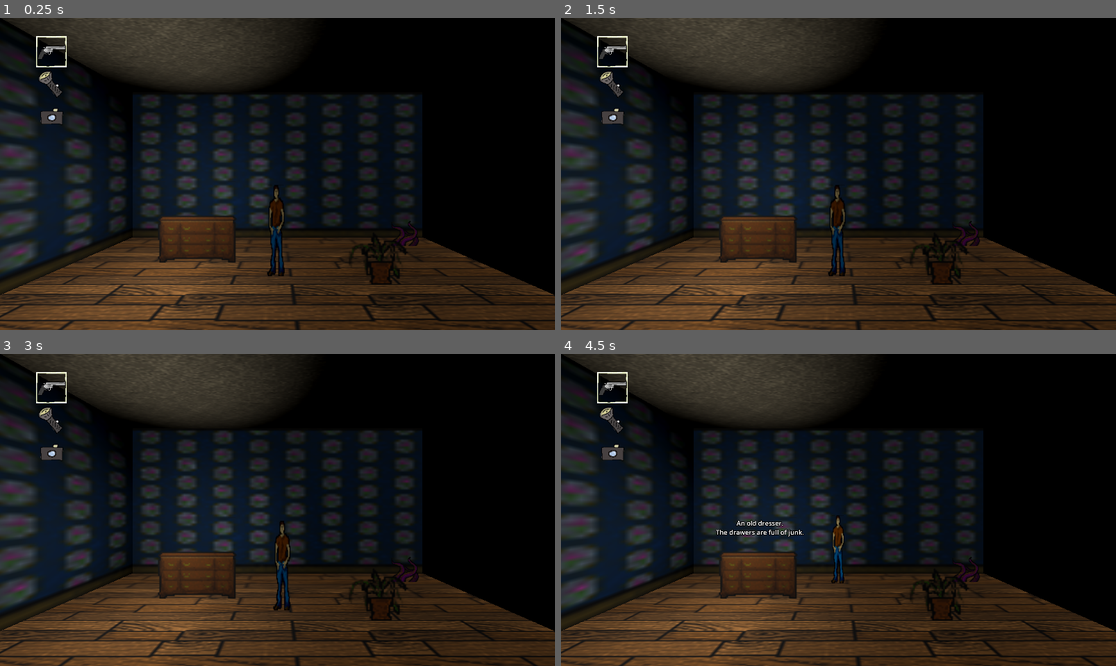
Above: before the commit, frames 1-4 (two rows, left to right).
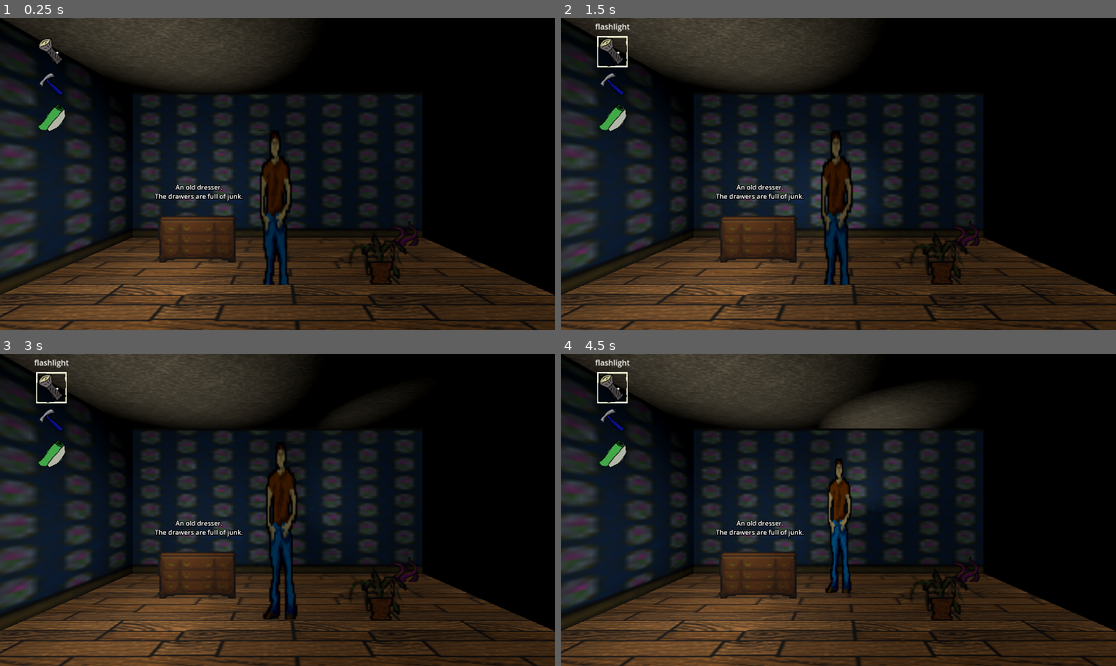
Above: after the commit, the same moments.

Repository: Dorthu/godot4-clicky-game
Game: Godot game, scene res://Concepts/InvestigationOne.tscn
Same seed, same stepped clock (60 frames per second), same inputs: the game is played once before the commit and once after it. This scene is started directly instead of the project's main scene.
Inputs (mouse positions are in pixels of both pictures, inside the frame that each line leads up to):
- Up to frame 1 (0.25 s): no input
- Up to frame 2 (1.5 s): click (610, 52) at 0.52 s; click (610, 52) at 1.27 s
- Up to frame 3 (3 s): click (49, 388) at 2.02 s; tap Enter at 2.75 s; move the mouse to (399, 494) at 2.77 s; click (399, 494) at 2.92 s
- Up to frame 4 (4.5 s): move the mouse to (727, 525) at 3.52 s; click (727, 525) at 3.67 s; move the mouse to (894, 441) at 4.27 s; click (894, 441) at 4.42 s

The runs differ from the first frame. In frame 1, 2.6% of the frame differs, in the area x 6-53%, y 5-86%; in frame 2, 2.9%; in frame 3, 3.1%; in frame 4, 4.2%, in the area x 6-71%, y 1-77%.

Commit message:
Added the HomeFlipper scene with some noodling on how that might work

Diff:
--- /dev/null
+++ b/new-game-project/Concepts/HomeFlipper.tscn
@@ -0,0 +1,339 @@
+[gd_scene load_steps=44 format=3 uid="uid://bqutlwaflsxp"]
+
+[ext_resource type="PackedScene" uid="uid://douy1jwk20w6e" path="res://Pieces/Floor.tscn" id="1_4383l"]
+[ext_resource type="PackedScene" uid="uid://cupn40w2bar1w" path="res://Pieces/Player.tscn" id="2_f0ika"]
+[ext_resource type="Texture2D" uid="uid://cruo6a175o570" path="res://Tex/wallpaper_door.png" id="2_lhmil"]
+[ext_resource type="Script" path="res://Concepts/WallpaperChanger.gd" id="3_ac2kh"]
+[ext_resource type="Texture2D" uid="uid://c4jfdwgvakog7" path="res://Tex/wallpaper_tear.png" id="3_pccqm"]
+[ext_resource type="Texture2D" uid="uid://iy5j63c2jjqg" path="res://Tex/wallpaper_light.png" id="4_66pem"]
+[ext_resource type="Texture2D" uid="uid://43sxigxw2ngi" path="res://Tex/wallpaper_painting.png" id="5_qywqq"]
+[ext_resource type="Texture2D" uid="uid://cp8r8mfw54k22" path="res://Tex/wallpaper.png" id="6_ejmid"]
+[ext_resource type="Texture2D" uid="uid://ewwygq6fjehp" path="res://Tex/wallpaper_window.png" id="7_3e2fa"]
+[ext_resource type="Texture2D" uid="uid://dmds3nakpf5dn" path="res://Tex/tentacle-wall.png" id="7_bbn4h"]
+[ext_resource type="Texture2D" uid="uid://ces70fi5865nr" path="res://Tex/dresser.png" id="8_08rda"]
+[ext_resource type="Texture2D" uid="uid://bt5dgumcnuph5" path="res://Tex/plant.png" id="9_0ktp5"]
+[ext_resource type="PackedScene" uid="uid://swpvyr8cfxjk" path="res://UI/InventoryOverlay.tscn" id="11_xvldm"]
+
+[sub_resource type="NavigationMesh" id="NavigationMesh_yjclo"]
+vertices = PackedVector3Array(-11.75, 0.5, -1.5, -12, 0.5, -2.25, -14.25, 0.5, -2.25, -14.25, 0.5, 1.5, 3.5, 0.5, 1.5, 3.75, 0.5, -1.25, 2.25, 0.5, -1.25, 2, 0.5, -2.25, -6.75, 0.5, -2.25, -7, 0.5, -1.5, 7, 0.5, -1.25, 14.5, 0.5, -2.25, 7.25, 0.5, -2.25, 14.5, 0.5, 1.5)
+polygons = [PackedInt32Array(1, 0, 2), PackedInt32Array(2, 0, 3), PackedInt32Array(6, 5, 4), PackedInt32Array(8, 7, 9), PackedInt32Array(9, 7, 6), PackedInt32Array(0, 9, 3), PackedInt32Array(3, 9, 6), PackedInt32Array(3, 6, 4), PackedInt32Array(4, 5, 10), PackedInt32Array(10, 12, 11), PackedInt32Array(11, 13, 10), PackedInt32Array(10, 13, 4)]
+
+[sub_resource type="StandardMaterial3D" id="StandardMaterial3D_aff85"]
+albedo_texture = ExtResource("2_lhmil")
+
+[sub_resource type="PlaneMesh" id="PlaneMesh_2jgo1"]
+material = SubResource("StandardMaterial3D_aff85")
+size = Vector2(5, 5)
+
+[sub_resource type="BoxShape3D" id="BoxShape3D_sxq4b"]
+size = Vector3(0.1, 5, 5)
+
+[sub_resource type="StandardMaterial3D" id="StandardMaterial3D_1ffxg"]
+albedo_color = Color(0.31, 0.245985, 0.1271, 1)
+
+[sub_resource type="StandardMaterial3D" id="StandardMaterial3D_rnv5b"]
+albedo_color = Color(0.1739, 0.47, 0.18377, 1)
+
+[sub_resource type="StandardMaterial3D" id="StandardMaterial3D_oi24g"]
+albedo_texture = ExtResource("3_pccqm")
+
+[sub_resource type="PlaneMesh" id="PlaneMesh_fisuf"]
+material = SubResource("StandardMaterial3D_oi24g")
+size = Vector2(5, 5)
+
+[sub_resource type="BoxShape3D" id="BoxShape3D_tygou"]
+size = Vector3(1.6, 5, 4.3)
+
+[sub_resource type="StandardMaterial3D" id="StandardMaterial3D_ecnte"]
+albedo_texture = ExtResource("4_66pem")
+
+[sub_resource type="PlaneMesh" id="PlaneMesh_g8lwu"]
+material = SubResource("StandardMaterial3D_ecnte")
+size = Vector2(5, 5)
+
+[sub_resource type="StandardMaterial3D" id="StandardMaterial3D_4edxm"]
+albedo_texture = ExtResource("2_lhmil")
+
+[sub_resource type="PlaneMesh" id="PlaneMesh_mwkcq"]
+material = SubResource("StandardMaterial3D_4edxm")
+size = Vector2(5, 5)
+
+[sub_resource type="StandardMaterial3D" id="StandardMaterial3D_bnvh5"]
+albedo_texture = ExtResource("5_qywqq")
+
+[sub_resource type="PlaneMesh" id="PlaneMesh_afjyx"]
+material = SubResource("StandardMaterial3D_bnvh5")
+size = Vector2(5, 5)
+
+[sub_resource type="StandardMaterial3D" id="StandardMaterial3D_dd5bf"]
+albedo_texture = ExtResource("7_bbn4h")
+
+[sub_resource type="StandardMaterial3D" id="StandardMaterial3D_c7oqn"]
+albedo_texture = ExtResource("6_ejmid")
+
+[sub_resource type="PlaneMesh" id="PlaneMesh_x6jex"]
+material = SubResource("StandardMaterial3D_c7oqn")
+size = Vector2(5, 5)
+
+[sub_resource type="BoxShape3D" id="BoxShape3D_xriqk"]
+size = Vector3(5, 5, 2.4)
+
+[sub_resource type="StandardMaterial3D" id="StandardMaterial3D_podiw"]
+albedo_texture = ExtResource("7_3e2fa")
+
+[sub_resource type="PlaneMesh" id="PlaneMesh_sy3e7"]
+material = SubResource("StandardMaterial3D_podiw")
+size = Vector2(5, 5)
+
+[sub_resource type="StandardMaterial3D" id="StandardMaterial3D_7xfgw"]
+albedo_texture = ExtResource("2_lhmil")
+
+[sub_resource type="PlaneMesh" id="PlaneMesh_00su5"]
+material = SubResource("StandardMaterial3D_7xfgw")
+size = Vector2(5, 5)
+
+[sub_resource type="StandardMaterial3D" id="StandardMaterial3D_2nog2"]
+transparency = 1
+albedo_texture = ExtResource("8_08rda")
+
+[sub_resource type="PlaneMesh" id="PlaneMesh_t7yxs"]
+material = SubResource("StandardMaterial3D_2nog2")
+size = Vector2(4, 4)
+
+[sub_resource type="BoxShape3D" id="BoxShape3D_821ao"]
+size = Vector3(3.9, 2.5, 1)
+
+[sub_resource type="StandardMaterial3D" id="StandardMaterial3D_j3mym"]
+transparency = 1
+albedo_texture = ExtResource("9_0ktp5")
+
+[sub_resource type="PlaneMesh" id="PlaneMesh_c2bft"]
+material = SubResource("StandardMaterial3D_j3mym")
+size = Vector2(4, 4)
+
+[sub_resource type="BoxShape3D" id="BoxShape3D_i0awe"]
+size = Vector3(1.7, 2, 1)
+
+[sub_resource type="Environment" id="Environment_edsyo"]
+background_mode = 1
+
+[node name="Room" type="Node3D"]
+
+[node name="NavigationRegion3D" type="NavigationRegion3D" parent="."]
+navigation_mesh = SubResource("NavigationMesh_yjclo")
+
+[node name="Structure" type="Node3D" parent="NavigationRegion3D"]
+
+[node name="Floor" parent="NavigationRegion3D/Structure" instance=ExtResource("1_4383l")]
+
+[node name="Floor2" parent="NavigationRegion3D/Structure" instance=ExtResource("1_4383l")]
+transform = Transform3D(1, 0, 0, 0, 1, 0, 0, 0, 1, -10, 0, -0.5)
+
+[node name="Floor3" parent="NavigationRegion3D/Structure" instance=ExtResource("1_4383l")]
+transform = Transform3D(1, 0, 0, 0, 1, 0, 0, 0, 1, 10, 0, -0.5)
+
+[node name="LeftWall" type="StaticBody3D" parent="NavigationRegion3D/Structure"]
+transform = Transform3D(1, 0, 0, 0, 1, 0, 0, 0, 1, -15, 2.5, -0.5)
+
+[node name="MeshInstance3D" type="MeshInstance3D" parent="NavigationRegion3D/Structure/LeftWall"]
+transform = Transform3D(-4.37114e-08, 1, 0, 4.37114e-08, 1.91069e-15, -1, -1, -4.37114e-08, -4.37114e-08, 0, 0, 0)
+mesh = SubResource("PlaneMesh_2jgo1")
+
+[node name="CollisionShape3D" type="CollisionShape3D" parent="NavigationRegion3D/Structure/LeftWall"]
+transform = Transform3D(1, 0, 0, 0, 1, 0, 0, 0, 1, -0.05, 0, 0)
+shape = SubResource("BoxShape3D_sxq4b")
+
+[node name="Back1" type="StaticBody3D" parent="NavigationRegion3D/Structure"]
+transform = Transform3D(-4.37114e-08, 0, -1, 0, 1, 0, 1, 0, -4.37114e-08, -12.5, 2.5, -3)
+collision_layer = 17
+collision_mask = 0
+script = ExtResource("3_ac2kh")
+clean = SubResource("StandardMaterial3D_1ffxg")
+finished = SubResource("StandardMaterial3D_rnv5b")
+
+[node name="MeshInstance3D" type="MeshInstance3D" parent="NavigationRegion3D/Structure/Back1"]
+transform = Transform3D(-8.74228e-08, 1, -4.37114e-08, 4.37114e-08, -4.37114e-08, -1, -1, -8.74228e-08, -4.37114e-08, 0, 0, 0)
+mesh = SubResource("PlaneMesh_fisuf")
+
+[node name="CollisionShape3D" type="CollisionShape3D" parent="NavigationRegion3D/Structure/Back1"]
+transform = Transform3D(1, 0, 0, 0, 1, 0, 0, 0, 1, -0.05, 0, 0)
+shape = SubResource("BoxShape3D_sxq4b")
+
+[node name="Area3D" type="Area3D" parent="NavigationRegion3D/Structure/Back1"]
+collision_layer = 8
+collision_mask = 2
+
+[node name="CollisionShape3D" type="CollisionShape3D" parent="NavigationRegion3D/Structure/Back1/Area3D"]
+transform = Transform3D(1, 0, 0, 0, 1, 0, 0, 0, 1, 0.8, 0, -0.35)
+shape = SubResource("BoxShape3D_tygou")
+
+[node name="Unfinished" type="Label3D" parent="NavigationRegion3D/Structure/Back1"]
+transform = Transform3D(1.31134e-07, 0, 1, 0, 1, 0, -1, 0, 1.31134e-07, 2, 1.8, 0)
+visible = false
+text = "This one really needs some work..
+"
+
+[node name="Finished" type="Label3D" parent="NavigationRegion3D/Structure/Back1"]
+transform = Transform3D(-0.258819, 0, 0.965926, 0, 1, 0, -0.965926, 0, -0.258819, 2.24004, 1, 0)
+visible = false
+text = "That's better
+"
+
+[node name="Back2" type="StaticBody3D" parent="NavigationRegion3D/Structure"]
+transform = Transform3D(-4.37114e-08, 0, -1, 0, 1, 0, 1, 0, -4.37114e-08, -7.5, 2.5, -3)
+
+[node name="MeshInstance3D" type="MeshInstance3D" parent="NavigationRegion3D/Structure/Back2"]
+transform = Transform3D(-8.74228e-08, 1, -4.37114e-08, 4.37114e-08, -4.37114e-08, -1, -1, -8.74228e-08, -4.37114e-08, 0, 0, 0)
+mesh = SubResource("PlaneMesh_g8lwu")
+
+[node name="CollisionShape3D" type="CollisionShape3D" parent="NavigationRegion3D/Structure/Back2"]
+transform = Transform3D(1, 0, 0, 0, 1, 0, 0, 0, 1, -0.05, 0, 0)
+shape = SubResource("BoxShape3D_sxq4b")
+
+[node name="Light1" type="OmniLight3D" parent="NavigationRegion3D/Structure/Back2"]
+transform = Transform3D(1, 0, 0, 0, 1, 0, 0, 0, 1, 1.2, 1, 0.9)
+light_color = Color(1, 0.965167, 0.81, 1)
+light_size = 1.0
+
+[node name="Light2" type="OmniLight3D" parent="NavigationRegion3D/Structure/Back2"]
+transform = Transform3D(1, 0, 0, 0, 1, 0, 0, 0, 1, 1.2, 1, -1)
+light_color = Color(1, 0.965167, 0.81, 1)
+light_size = 1.0
+
+[node name="Back3" type="StaticBody3D" parent="NavigationRegion3D/Structure"]
+transform = Transform3D(-4.37114e-08, 0, -1, 0, 1, 0, 1, 0, -4.37114e-08, -2.5, 2.5, -3)
+
+[node name="MeshInstance3D" type="MeshInstance3D" parent="NavigationRegion3D/Structure/Back3"]
+transform = Transform3D(-8.74228e-08, 1, -4.37114e-08, 4.37114e-08, -4.37114e-08, -1, -1, -8.74228e-08, -4.37114e-08, 0, 0, 0)
+mesh = SubResource("PlaneMesh_mwkcq")
+
+[node name="CollisionShape3D" type="CollisionShape3D" parent="NavigationRegion3D/Structure/Back3"]
+transform = Transform3D(1, 0, 0, 0, 1, 0, 0, 0, 1, -0.05, 0, 0)
+shape = SubResource("BoxShape3D_sxq4b")
+
+[node name="Back4" type="StaticBody3D" parent="NavigationRegion3D/Structure"]
+transform = Transform3D(-4.37114e-08, 0, -1, 0, 1, 0, 1, 0, -4.37114e-08, 2.5, 2.5, -3)
+
+[node name="MeshInstance3D" type="MeshInstance3D" parent="NavigationRegion3D/Structure/Back4"]
+transform = Transform3D(-8.74228e-08, 1, -4.37114e-08, 4.37114e-08, -4.37114e-08, -1, -1, -8.74228e-08, -4.37114e-08, 0, 0, 0)
+mesh = SubResource("PlaneMesh_afjyx")
+
+[node name="CollisionShape3D" type="CollisionShape3D" parent="NavigationRegion3D/Structure/Back4"]
+transform = Transform3D(1, 0, 0, 0, 1, 0, 0, 0, 1, -0.05, 0, 0)
+shape = SubResource("BoxShape3D_sxq4b")
+
+[node name="Back5" type="StaticBody3D" parent="NavigationRegion3D/Structure"]
+transform = Transform3D(-4.37114e-08, 0, -1, 0, 1, 0, 1, 0, -4.37114e-08, 7.5, 2.5, -3)
+collision_layer = 17
+script = ExtResource("3_ac2kh")
+clean = SubResource("StandardMaterial3D_dd5bf")
+tentacle = true
+
+[node name="MeshInstance3D" type="MeshInstance3D" parent="NavigationRegion3D/Structure/Back5"]
+transform = Transform3D(-8.74228e-08, 1, -4.37114e-08, 4.37114e-08, -4.37114e-08, -1, -1, -8.74228e-08, -4.37114e-08, 0, 0, 0)
+mesh = SubResource("PlaneMesh_x6jex")
+
+[node name="CollisionShape3D" type="CollisionShape3D" parent="NavigationRegion3D/Structure/Back5"]
+transform = Transform3D(1, 0, 0, 0, 1, 0, 0, 0, 1, -0.05, 0, 0)
+shape = SubResource("BoxShape3D_sxq4b")
+
+[node name="Area3D" type="Area3D" parent="NavigationRegion3D/Structure/Back5"]
+transform = Transform3D(-4.37114e-08, 0, 1, 0, 1, 0, -1, 0, -4.37114e-08, 0, 0, 0)
+collision_layer = 8
+collision_mask = 2
+
+[node name="CollisionShape3D" type="CollisionShape3D" parent="NavigationRegion3D/Structure/Back5/Area3D"]
+transform = Transform3D(1, 0, 0, 0, 1, 0, 0, 0, 1, 0, 0, 1.2)
+shape = SubResource("BoxShape3D_xriqk")
+
+[node name="Unfinished" type="Label3D" parent="NavigationRegion3D/Structure/Back5"]
+visible = false
+
+[node name="Finished" type="Label3D" parent="NavigationRegion3D/Structure/Back5"]
+visible = false
+
+[node name="Back6" type="StaticBody3D" parent="NavigationRegion3D/Structure"]
+transform = Transform3D(-4.37114e-08, 0, -1, 0, 1, 0, 1, 0, -4.37114e-08, 12.5, 2.5, -3)
+
+[node name="MeshInstance3D" type="MeshInstance3D" parent="NavigationRegion3D/Structure/Back6"]
+transform = Transform3D(-8.74228e-08, 1, -4.37114e-08, 4.37114e-08, -4.37114e-08, -1, -1, -8.74228e-08, -4.37114e-08, 0, 0, 0)
+mesh = SubResource("PlaneMesh_sy3e7")
+
+[node name="CollisionShape3D" type="CollisionShape3D" parent="NavigationRegion3D/Structure/Back6"]
+transform = Transform3D(1, 0, 0, 0, 1, 0, 0, 0, 1, -0.05, 0, 0)
+shape = SubResource("BoxShape3D_sxq4b")
+
+[node name="SpotLight3D" type="SpotLight3D" parent="NavigationRegion3D/Structure/Back6"]
+transform = Transform3D(0.724444, 0.25, -0.642402, 0.12941, 0.866025, 0.482963, 0.677077, -0.433013, 0.595035, 0.2, 1, 0)
+light_size = 5.0
+spot_range = 7.391
+spot_angle = 30.5
+
+[node name="SpotLight3D2" type="SpotLight3D" parent="NavigationRegion3D/Structure/Back6"]
+transform = Transform3D(-4.37114e-08, 0, 1, 0, 1, 0, -1, 0, -4.37114e-08, 2, 0.6, 0)
+spot_angle = 28.74
+
+[node name="RightWall" type="StaticBody3D" parent="NavigationRegion3D/Structure"]
+transform = Transform3D(-1, 0, -8.74228e-08, 0, 1, 0, 8.74228e-08, 0, -1, 15, 2.5, -0.5)
+
+[node name="MeshInstance3D" type="MeshInstance3D" parent="NavigationRegion3D/Structure/RightWall"]
+transform = Transform3D(4.37114e-08, 1, 8.74228e-08, 4.37114e-08, 8.74228e-08, -1, -1, 4.37114e-08, -4.37114e-08, 0, 0, 0)
+mesh = SubResource("PlaneMesh_00su5")
+
+[node name="CollisionShape3D" type="CollisionShape3D" parent="NavigationRegion3D/Structure/RightWall"]
+transform = Transform3D(1, 0, 0, 0, 1, 0, 0, 0, 1, -0.05, 0, 0)
+shape = SubResource("BoxShape3D_sxq4b")
+
+[node name="Dresser" type="StaticBody3D" parent="NavigationRegion3D"]
+transform = Transform3D(1, 0, 0, 0, 1, 0, 0, 0, 1, 4.7, 2, -2)
+
+[node name="MeshInstance3D" type="MeshInstance3D" parent="NavigationRegion3D/Dresser"]
+transform = Transform3D(1, 0, 0, 0, -4.47035e-08, -1, 0, 1, -4.47035e-08, 0, 0, 0)
+mesh = SubResource("PlaneMesh_t7yxs")
+
+[node name="CollisionShape3D" type="CollisionShape3D" parent="NavigationRegion3D/Dresser"]
+transform = Transform3D(1, 0, 0, 0, 1, 0, 0, 0, 1, 0.0500002, -0.75, 0)
+shape = SubResource("BoxShape3D_821ao")
+
+[node name="Plant" type="StaticBody3D" parent="NavigationRegion3D"]
+transform = Transform3D(1, 0, 0, 0, 1, 0, 0, 0, 1, -9.30826, 2, -2.15494)
+
+[node name="MeshInstance3D" type="MeshInstance3D" parent="NavigationRegion3D/Plant"]
+transform = Transform3D(1, 0, 0, 0, -4.37114e-08, -1, 0, 1, -4.37114e-08, 0, 0, 0)
+mesh = SubResource("PlaneMesh_c2bft")
+
+[node name="CollisionShape3D" type="CollisionShape3D" parent="NavigationRegion3D/Plant"]
+transform = Transform3D(1, 0, 0, 0, 1, 0, 0, 0, 1, -0.0500002, -1, 0)
+shape = SubResource("BoxShape3D_i0awe")
+
+[node name="Player" parent="." instance=ExtResource("2_f0ika")]
+transform = Transform3D(1, 0, 0, 0, 1, 0, 0, 0, 1, -2, 0.964831, 0)
+
+[node name="Camera3D" type="Camera3D" parent="Player"]
+transform = Transform3D(1, 0, 0, 0, 0.979109, 0.203334, 0, -0.203334, 0.979109, 0, 1.95917, 5.04372)
+current = true
+
+[node name="DirectionalLight3D" type="DirectionalLight3D" parent="."]
+transform = Transform3D(0.958427, 0.120562, -0.258616, 0.200208, 0.361649, 0.910564, 0.203307, -0.924486, 0.322477, -1.1676, 5.77351, 6.65946)
+light_energy = 0.05
+sky_mode = 1
+
+[node name="DirectionalLight3D2" type="DirectionalLight3D" parent="."]
+transform = Transform3D(0.52364, -0.825003, 0.212533, 0.200208, 0.361649, 0.910564, -0.828081, -0.434257, 0.354547, -1.1676, 5.77351, 8.49049)
+light_energy = 0.25
+sky_mode = 1
+
+[node name="DirectionalLight3D3" type="DirectionalLight3D" parent="."]
+transform = Transform3D(1, 0, 0, 0, -4.37114e-08, -1, 0, 1, -4.37114e-08, -3.9547, 5.77351, 8.49049)
+light_energy = 0.01
+sky_mode = 1
+
+[node name="WorldEnvironment" type="WorldEnvironment" parent="."]
+environment = SubResource("Environment_edsyo")
+
+[node name="Inventory" parent="." instance=ExtResource("11_xvldm")]
+
+[connection signal="body_entered" from="NavigationRegion3D/Structure/Back1/Area3D" to="NavigationRegion3D/Structure/Back1" method="_on_area_3d_body_entered"]
+[connection signal="body_exited" from="NavigationRegion3D/Structure/Back1/Area3D" to="NavigationRegion3D/Structure/Back1" method="_on_area_3d_body_exited"]
+[connection signal="body_entered" from="NavigationRegion3D/Structure/Back5/Area3D" to="NavigationRegion3D/Structure/Back5" method="_on_area_3d_body_entered"]
+[connection signal="body_exited" from="NavigationRegion3D/Structure/Back5/Area3D" to="NavigationRegion3D/Structure/Back5" method="_on_area_3d_body_exited"]
--- /dev/null
+++ b/new-game-project/Concepts/WallpaperChanger.gd
@@ -0,0 +1,45 @@
+extends StaticBody3D
+
+class_name WallpaperChangeWall
+
+@onready var mesh: MeshInstance3D = $MeshInstance3D
+@export var clean: Material
+@export var finished: Material
+@export var tentacle: bool = false
+@onready var activeText: Label3D = $Unfinished
+var mode: int = 0
+
+func update(player: Player, item: String) -> void:
+	print("Mode ", mode, "; used ", item)
+	if mode == 0 and item == "scraper":
+		mesh.material_override = clean
+		activeText.hide()
+		activeText = null
+		mode += 1
+		if tentacle:
+			player.think("Oh jeeze, that's going to need some work.")
+	elif !tentacle and mode == 1 and item == "wallpaper":
+		mesh.material_override = finished
+		activeText = $Finished
+		activeText.show()
+		mode += 1
+	elif mode == 2:
+		player.think("All done with this one.")
+	else:
+		if tentacle and mode == 1:
+			player.think("I don't have the tools for this.")
+		else:
+			player.think("I need to scrape off the old wallpaper, then apply new wallpaper")
+
+func activeFor(body: PhysicsBody3D) -> bool:
+	print("Do I overlap ", body, "?")
+	print($Area3D.overlaps_body(body))
+	return $Area3D.overlaps_body(body)
+
+func _on_area_3d_body_entered(body: Node3D) -> void:
+	if activeText:
+		activeText.show()
+
+func _on_area_3d_body_exited(body: Node3D) -> void:
+	if activeText:
+		activeText.hide()
--- a/new-game-project/Pieces/Player.tscn
+++ b/new-game-project/Pieces/Player.tscn
@@ -6,7 +6,8 @@
 [ext_resource type="AudioStream" uid="uid://e1h5yadm1trh" path="res://Sounds/footsteps.ogg" id="4_ldwk3"]
 
 [sub_resource type="CapsuleShape3D" id="CapsuleShape3D_qik3l"]
-height = 1.8
+radius = 0.677095
+height = 3.6797
 
 [sub_resource type="CylinderMesh" id="CylinderMesh_5602b"]
 height = 1.8
@@ -18,7 +19,7 @@
 
 [sub_resource type="PlaneMesh" id="PlaneMesh_8ei7o"]
 material = SubResource("StandardMaterial3D_4r7ut")
-size = Vector2(1, 1.8)
+size = Vector2(2, 3.6)
 
 [node name="Player" type="CharacterBody3D"]
 collision_layer = 2
@@ -45,7 +46,7 @@
 [node name="Camera3D" type="Camera3D" parent="MouseTracker/HoldPoint"]
 
 [node name="MeshInstance3D2" type="MeshInstance3D" parent="."]
-transform = Transform3D(1, 0, 0, 0, -4.37114e-08, -1, 0, 1, -4.37114e-08, 0, 0.650835, 0)
+transform = Transform3D(1, 0, 0, 0, -4.37114e-08, -1, 0, 1, -4.37114e-08, 0, 0.825238, 0)
 mesh = SubResource("PlaneMesh_8ei7o")
 
 [node name="MuzzleFlash" type="OmniLight3D" parent="."]
@@ -60,3 +61,10 @@
 [node name="SfxFootsteps" type="AudioStreamPlayer3D" parent="."]
 stream = ExtResource("4_ldwk3")
 parameters/looping = true
+
+[node name="Think" type="Label3D" parent="."]
+transform = Transform3D(1, 0, 0, 0, 1, 0, 0, 0, 1, 0, 3.28289, 0.367153)
+visible = false
+sorting_offset = 100000.0
+text = "Placeholder"
+autowrap_mode = 3
--- a/new-game-project/UI/InventoryOverlay.tscn
+++ b/new-game-project/UI/InventoryOverlay.tscn
@@ -1,10 +1,12 @@
-[gd_scene load_steps=6 format=3 uid="uid://swpvyr8cfxjk"]
+[gd_scene load_steps=8 format=3 uid="uid://swpvyr8cfxjk"]
 
 [ext_resource type="Script" path="res://UI/inventory.gd" id="1_e83uj"]
 [ext_resource type="PackedScene" uid="uid://b5a1lstsodclc" path="res://UI/InventoryItem.tscn" id="1_poj6w"]
 [ext_resource type="Texture2D" uid="uid://c63n4ttnpv4fx" path="res://Tex/revolver.png" id="2_3syml"]
 [ext_resource type="Texture2D" uid="uid://i6mojwg4g34f" path="res://Tex/flashlight.png" id="3_as0g5"]
 [ext_resource type="Texture2D" uid="uid://rsucikq06ikh" path="res://Tex/camera.png" id="4_yel7t"]
+[ext_resource type="Texture2D" uid="uid://bcpgjuhwa54sc" path="res://Tex/wallpaper_item.png" id="6_gwjmf"]
+[ext_resource type="Texture2D" uid="uid://bhbphwyfc5ktx" path="res://Tex/wallpaper-scraper.png" id="7_lqmuf"]
 
 [node name="InventoryOverlay" type="Control"]
 layout_mode = 3
@@ -24,6 +26,7 @@
 grow_vertical = 2
 
 [node name="InventoryItem" parent="VBoxContainer" instance=ExtResource("1_poj6w")]
+visible = false
 layout_mode = 2
 tex = ExtResource("2_3syml")
 itemName = "gun"
@@ -35,9 +38,20 @@
 itemName = "flashlight"
 
 [node name="InventoryItem3" parent="VBoxContainer" instance=ExtResource("1_poj6w")]
+visible = false
 layout_mode = 2
 tex = ExtResource("4_yel7t")
 itemName = "camera"
+
+[node name="InventoryItem5" parent="VBoxContainer" instance=ExtResource("1_poj6w")]
+layout_mode = 2
+tex = ExtResource("7_lqmuf")
+itemName = "scraper"
+
+[node name="InventoryItem4" parent="VBoxContainer" instance=ExtResource("1_poj6w")]
+layout_mode = 2
+tex = ExtResource("6_gwjmf")
+itemName = "wallpaper"
 
 [node name="CameraFeed" type="MarginContainer" parent="."]
 visible = false
@@ -56,6 +70,15 @@
 
 [node name="Camera3D" type="Camera3D" parent="CameraFeed/ViewportContainer/SubViewport"]
 
+[node name="CurrentItemName" type="Label" parent="."]
+layout_mode = 1
+offset_right = 215.0
+offset_bottom = 36.0
+horizontal_alignment = 1
+vertical_alignment = 1
+
 [connection signal="clicked" from="VBoxContainer/InventoryItem" to="." method="_on_inventory_item_clicked"]
 [connection signal="clicked" from="VBoxContainer/InventoryItem2" to="." method="_on_inventory_item_clicked"]
 [connection signal="clicked" from="VBoxContainer/InventoryItem3" to="." method="_on_inventory_item_clicked"]
+[connection signal="clicked" from="VBoxContainer/InventoryItem5" to="." method="_on_inventory_item_clicked"]
+[connection signal="clicked" from="VBoxContainer/InventoryItem4" to="." method="_on_inventory_item_clicked"]
--- a/new-game-project/UI/inventory.gd
+++ b/new-game-project/UI/inventory.gd
@@ -15,6 +15,7 @@
 	selectedItem = clicked
 	if selectedItem.itemName == "camera":
 		$CameraFeed.show()
+	$CurrentItemName.text = selectedItem.itemName
 	emit_signal("item_changed", clicked)
 
 func registerCamera(cam: Node3D) -> void:
--- a/new-game-project/clickPlayer.gd
+++ b/new-game-project/clickPlayer.gd
@@ -1,4 +1,5 @@
 extends CharacterBody3D
+class_name Player
 
 var movement_speed: float = 2.0
 var movement_target_position: Vector3 = Vector3(0.0,0.0,20.0)
@@ -16,7 +17,7 @@
 var debug_ClickPos: MeshInstance3D
 var muzzleFlashCountdown: float = 0
 var inv: Inventory
-var currentItem: String = "gun"
+var currentItem: String = "none"
 
 func _ready():
 	# These values need to be adjusted for the actor's speed
@@ -80,6 +81,8 @@
 		var collisionMask := 0b0001
 		if currentItem == "gun":
 			collisionMask |= 0b0100
+		if currentItem == "wallpaper":
+			collisionMask |= 0b10000 # group 5; walls
 
 		var collision = get_world_3d().direct_space_state.intersect_ray(
 			PhysicsRayQueryParameters3D.create(worldOrigin, worldOrigin + worldNormal * 100, collisionMask)
@@ -101,6 +104,16 @@
 					collider.apply_central_impulse((collision["position"] - position).normalized() * 5)
 				if collider is Tentacle:
 					collider.take_damage(1)
+		elif collider.collision_layer & 0b10000:
+			# it's a wallpaper change thingy!
+			if (
+				collider is WallpaperChangeWall
+				and (currentItem == "wallpaper" or currentItem == "scraper")
+				and collider.activeFor(self)
+			):
+				collider.update(self, currentItem)
+			else:
+				set_movement_target(collision["position"])
 		else:
 			# didn't hit an enemy - move
 			var worldPos = collision["position"]
@@ -140,3 +153,9 @@
 	currentItem = newItem.itemName
 	if currentItem == "flashlight":
 		flashlight.show()
+
+func think(text: String) -> void:
+	$Think.text = text
+	$Think.show()
+	await get_tree().create_timer(3).timeout
+	$Think.hide()
Binary file added: new-game-project/Tex/tentacle-wall.png
Not shown, added: new-game-project/Tex/tentacle-wall.png.import
Binary file added: new-game-project/Tex/wallpaper-scraper.png
Not shown, added: new-game-project/Tex/wallpaper-scraper.png.import
Binary file added: new-game-project/Tex/wallpaper_door.png
Not shown, added: new-game-project/Tex/wallpaper_door.png.import
Binary file added: new-game-project/Tex/wallpaper_item.png
Not shown, added: new-game-project/Tex/wallpaper_item.png.import
Binary file added: new-game-project/Tex/wallpaper_light.png
Not shown, added: new-game-project/Tex/wallpaper_light.png.import
Binary file added: new-game-project/Tex/wallpaper_painting.png
Not shown, added: new-game-project/Tex/wallpaper_painting.png.import
(and 5 more such lines)
